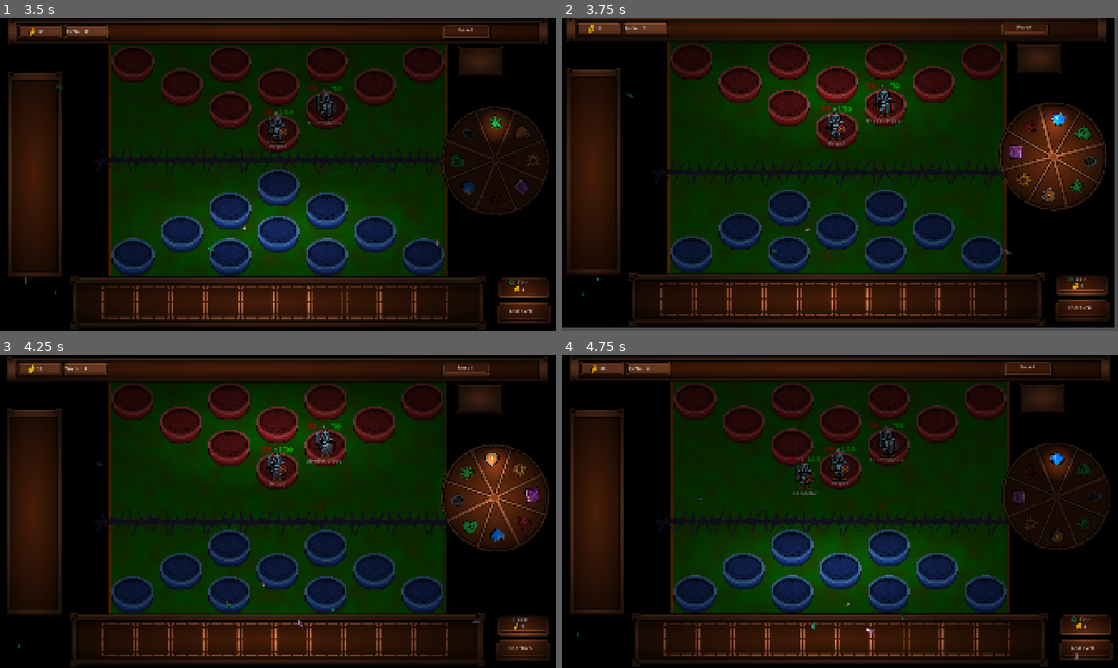
Above: before the commit, frames 1-4 (two rows, left to right).
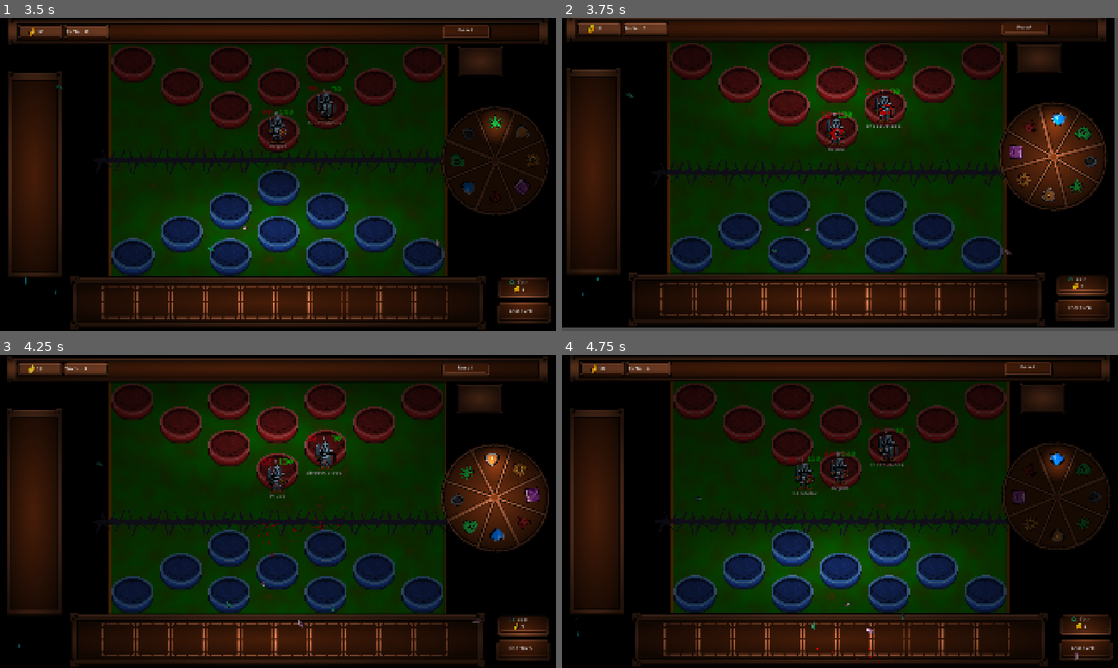
Above: after the commit, the same moments.

Repository: ArmanKianian/Untitled
Game: Godot game, scene res://scenes/game.tscn
The game is run twice, just before and just after one commit, with the same random seed, the same clock (stepped at 60 frames per second) and the same inputs.
Inputs (mouse positions are in pixels of both pictures, inside the frame that each line leads up to):
- Up to frame 1 (3.5 s): move the mouse to (400, 158) at 0.52 s; press the mouse at (400, 158) at 0.53 s; move the mouse to (133, 61) at 1.27 s; release the mouse at (133, 61) at 1.28 s; click (133, 61) at 1.35 s; move the mouse to (227, 61) at 2.02 s; press the mouse at (227, 61) at 2.03 s; move the mouse to (328, 61) at 2.77 s; release the mouse at (328, 61) at 2.78 s; click (328, 61) at 2.85 s
- Up to frame 2 (3.75 s): click "End Turn" at 3.5 s
- Up to frame 3 (4.25 s): no input
- Up to frame 4 (4.75 s): move the mouse to (984, 398) at 4.27 s; press the mouse at (984, 398) at 4.28 s

Frame 1 is identical in both runs. In frame 2, 0.8% of the frame differs, in the area x 46-62%, y 20-43%; in frame 3, 1.0%, in the area x 46-62%, y 21-65%; in frame 4, 0.7%.

Commit message:
Fight Animations
I just added some animations for each turn finished.

Diff:
--- a/scenes/card.tscn
+++ b/scenes/card.tscn
@@ -49,6 +49,15 @@
 fill = 1
 fill_from = Vector2(0.5, 0.5)
 fill_to = Vector2(0.5, 0)
+
+[sub_resource type="Gradient" id="Gradient_6u4wf"]
+offsets = PackedFloat32Array(0.43975905, 1)
+colors = PackedColorArray(0.8784314, 0, 0, 1, 1, 1, 1, 1)
+
+[sub_resource type="GradientTexture2D" id="GradientTexture2D_kg30u"]
+gradient = SubResource("Gradient_6u4wf")
+width = 1
+height = 1
 
 [node name="Card" type="Node2D" unique_id=1222866304]
 script = ExtResource("1_d81rb")
@@ -130,3 +139,32 @@
 energy = 0.2
 texture = SubResource("GradientTexture2D_d81rb")
 texture_scale = 1.1
+
+[node name="Card_Particles2" type="CPUParticles2D" parent="." unique_id=1449093682]
+emitting = false
+amount = 16
+texture = SubResource("GradientTexture2D_kg30u")
+lifetime = 2.0
+one_shot = true
+explosiveness = 1.0
+spread = 180.0
+initial_velocity_min = 50.0
+initial_velocity_max = 100.0
+scale_amount_min = 5.0
+scale_amount_max = 10.0
+scale_amount_curve = SubResource("Curve_d81rb")
+
+[node name="Card_Particles3" type="CPUParticles2D" parent="." unique_id=631133342]
+emitting = false
+amount = 16
+texture = SubResource("GradientTexture2D_kg30u")
+lifetime = 2.0
+one_shot = true
+explosiveness = 1.0
+spread = 180.0
+gravity = Vector2(0, -980)
+initial_velocity_min = 50.0
+initial_velocity_max = 100.0
+scale_amount_min = 5.0
+scale_amount_max = 10.0
+scale_amount_curve = SubResource("Curve_d81rb")
--- a/scripts/card.gd
+++ b/scripts/card.gd
@@ -3,6 +3,8 @@
 @onready var card: Sprite2D = $Card
 
 @onready var card_particles: CPUParticles2D = $Card_Particles
+@onready var enemy_particles: CPUParticles2D = $Card_Particles2
+@onready var player_particles: CPUParticles2D = $Card_Particles3
 
 @onready var card_place: AudioStreamPlayer = $"../../../Audios/card_place"
 @onready var card_pick: AudioStreamPlayer = $"../../../Audios/card_pick"
--- a/scripts/game.gd
+++ b/scripts/game.gd
@@ -195,18 +195,34 @@
 		if enemy_slots[i].item:
 			if player_slots.size() > i:
 				if player_slots[i].item == null:
+					var tween = create_tween()
+					tween.tween_property(enemy_slots[i].item, "position", enemy_slots[i].item.position + Vector2(0, +50), 0.5)
+					enemy_slots[i].item.enemy_particles.set_emitting(true)
 					enemy_point+=1
+					tween.tween_property(enemy_slots[i].item, "position", enemy_slots[i].item.position, 1)
 			else:
+				var tween = create_tween()
+				tween.tween_property(enemy_slots[i].item, "position", enemy_slots[i].item.position + Vector2(0, +50), 0.5)
+				enemy_slots[i].item.enemy_particles.set_emitting(true)
 				enemy_point+=1
+				tween.tween_property(enemy_slots[i].item, "position", enemy_slots[i].item.position, 1)
 
 	# If player has a unit there but enemy don't, add a point to player
 	for i in range(player_slots.size()):
 		if player_slots[i].item:
 			if enemy_slots.size() > i:
 				if enemy_slots[i].item == null:
+					var tween = create_tween()
+					tween.tween_property(player_slots[i].item, "position", player_slots[i].item.position + Vector2(0, -50), 0.5)
+					player_slots[i].item.player_particles.set_emitting(true)
 					player_point+=1
+					tween.tween_property(player_slots[i].item, "position", player_slots[i].item.position, 1)
 			else:
+				var tween = create_tween()
+				tween.tween_property(player_slots[i].item, "position", player_slots[i].item.position + Vector2(0, -50), 0.5)
+				player_slots[i].item.player_particles.set_emitting(true)
 				player_point+=1
+				tween.tween_property(player_slots[i].item, "position", player_slots[i].item.position, 1)
 
 	# Till all units in same slot are done fighting and got their points
 	for i in range(enemy_slots.size()):
@@ -216,6 +232,13 @@
 				if player_slots[i].item:
 					is_there_any = true
 					var end = false
+					var tween = create_tween()
+					tween.tween_property(player_slots[i].item, "position", enemy_slots[i].item.position, 0.2)
+					tween.tween_property(player_slots[i].item, "position", player_slots[i].item.position, 0.2)
+					player_slots[i].item.player_particles.set_emitting(true)
+					tween.tween_property(enemy_slots[i].item, "position", player_slots[i].item.position, 0.2)
+					tween.tween_property(enemy_slots[i].item, "position", enemy_slots[i].item.position, 0.2)
+					enemy_slots[i].item.enemy_particles.set_emitting(true)
 					# Attack each other till at least one unit is died
 					while true:
 						player_slots[i].item.health -= enemy_slots[i].item.damage
